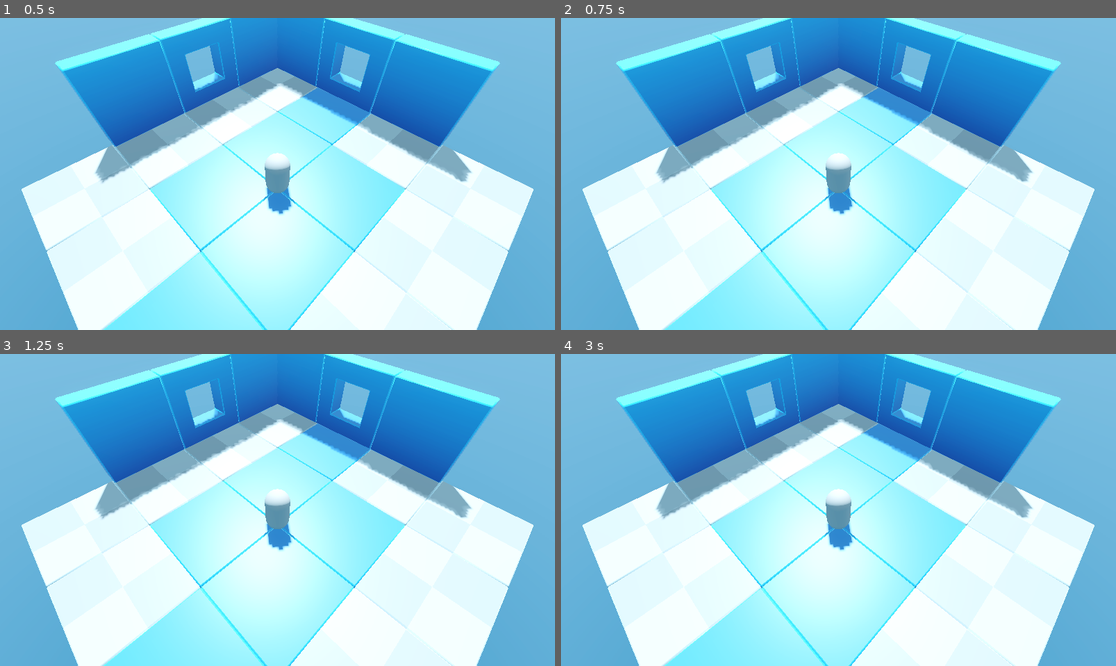
Above: before the commit, frames 1-4 (two rows, left to right).
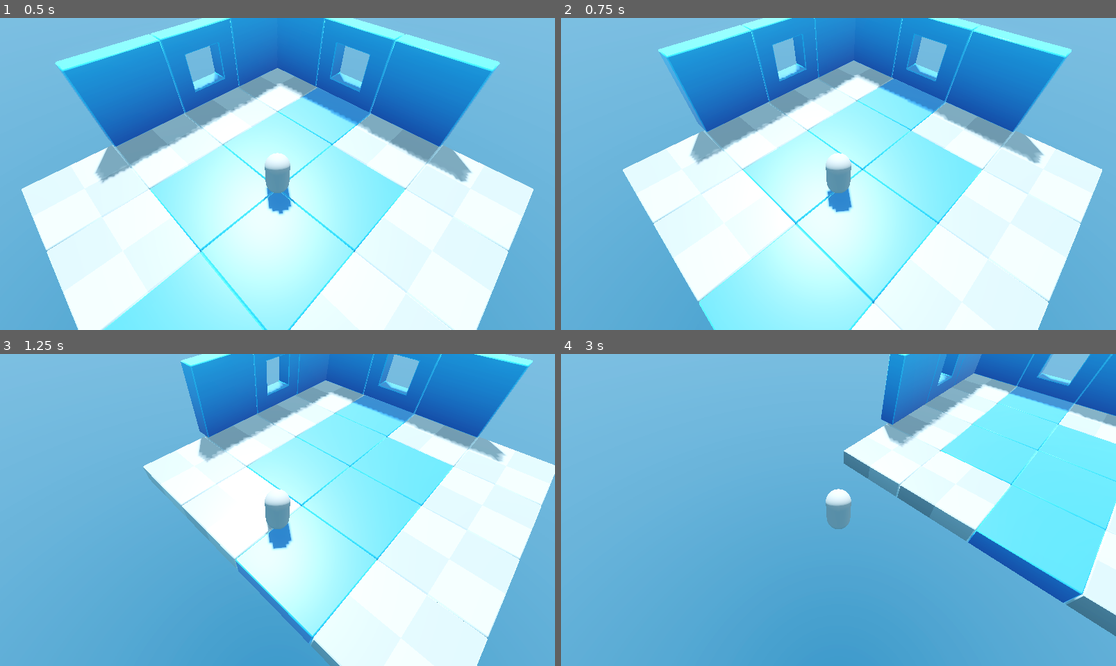
Above: after the commit, the same moments.

Repository: vibrunazo/godot-roguelike
Game: Godot game, scene res://Levels/LevelTemplate.tscn
The game is run twice, just before and just after one commit, with the same random seed, the same clock (stepped at 60 frames per second) and the same inputs.
Inputs:
- Up to frame 1 (0.5 s): no input
- Up to frame 2 (0.75 s): tap Enter at 0.5 s; hold D (move_right) from 0.53 s (still down)
- Up to frame 3 (1.25 s): keep holding D (move_right)
- Up to frame 4 (3 s): release D (move_right) at 1.28 s; hold S (move_back) 1.28-2.03 s; hold D (move_right) 2.03-2.78 s; hold W (move_forward) from 2.78 s (still down)

Frame 1 is identical in both runs. In frame 2, 22% of the frame differs, in the area x 3-98%, y 0-100%; in frame 3, 50%; in frame 4, 81%, in the area x 3-100%, y 0-100%.
Error before the commit: Attempt to call function 'enter' in base 'null instance' on a null instance. (res://StateMachine/StateMachine.gd:18)

Commit message:
4. Player States

Diff:
--- a/Player/player.tscn
+++ b/Player/player.tscn
@@ -2,6 +2,7 @@
 
 [ext_resource type="Script" uid="uid://c8xqs3urnbcmx" path="res://Player/player.gd" id="1_l8h54"]
 [ext_resource type="Script" uid="uid://cmbcvwh0p2jjq" path="res://StateMachine/StateMachine.gd" id="2_4ntmi"]
+[ext_resource type="Script" uid="uid://b5csf0k51tkb5" path="res://StateMachine/PlayerStates/PlayerRun.gd" id="3_btcbx"]
 
 [sub_resource type="CapsuleMesh" id="CapsuleMesh_hvfyp"]
 
@@ -25,3 +26,8 @@
 
 [node name="StateMachine" type="Node" parent="." unique_id=463787972]
 script = ExtResource("2_4ntmi")
+
+[node name="PlayerRun" type="Node" parent="StateMachine" unique_id=964045061 node_paths=PackedStringArray("player")]
+script = ExtResource("3_btcbx")
+player = NodePath("../..")
+metadata/_custom_type_script = "uid://b5csf0k51tkb5"
--- /dev/null
+++ b/StateMachine/PlayerState.gd
@@ -0,0 +1,8 @@
+class_name PlayerState
+extends State
+
+@export var player: Player
+
+func core_movement(delta: float, speed: float) -> void:
+	var direction := player.get_movement_direction()
+	player.velocity = direction * speed
--- /dev/null
+++ b/StateMachine/PlayerStates/PlayerRun.gd
@@ -0,0 +1,6 @@
+class_name PlayerRun
+extends PlayerState
+
+func physics_update(_delta: float) -> void:
+	core_movement(_delta, 8.0)
+	player.move_and_slide()
--- a/project.godot
+++ b/project.godot
@@ -17,8 +17,6 @@
 
 [debug]
 
-gdscript/warnings/unassigned_variable=0
-gdscript/warnings/unassigned_variable_op_assign=0
 gdscript/warnings/unused_parameter=0
 gdscript/warnings/untyped_declaration=1
 
Not shown, added: StateMachine/PlayerState.gd.uid
Not shown, added: StateMachine/PlayerStates/PlayerRun.gd.uid
